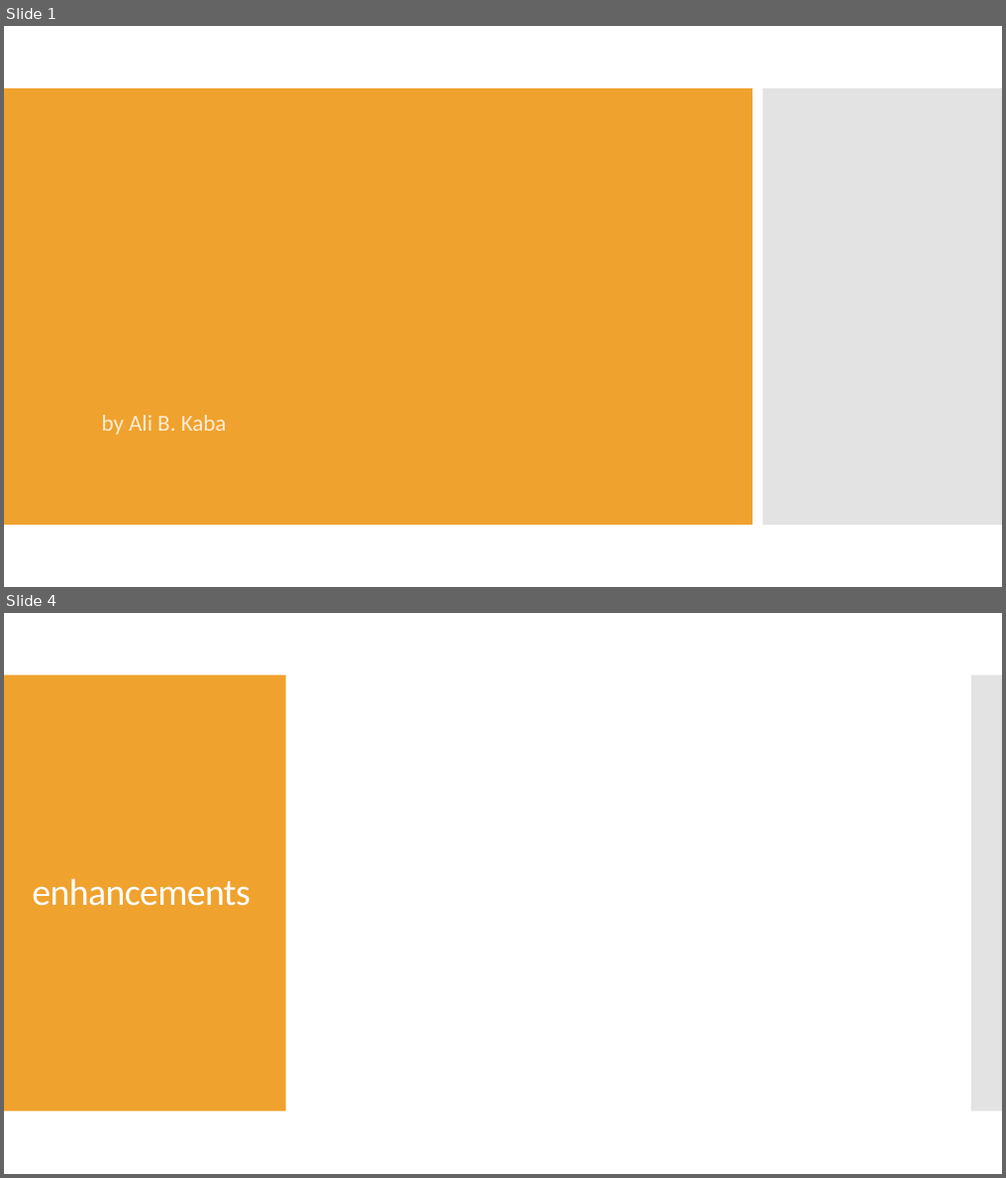
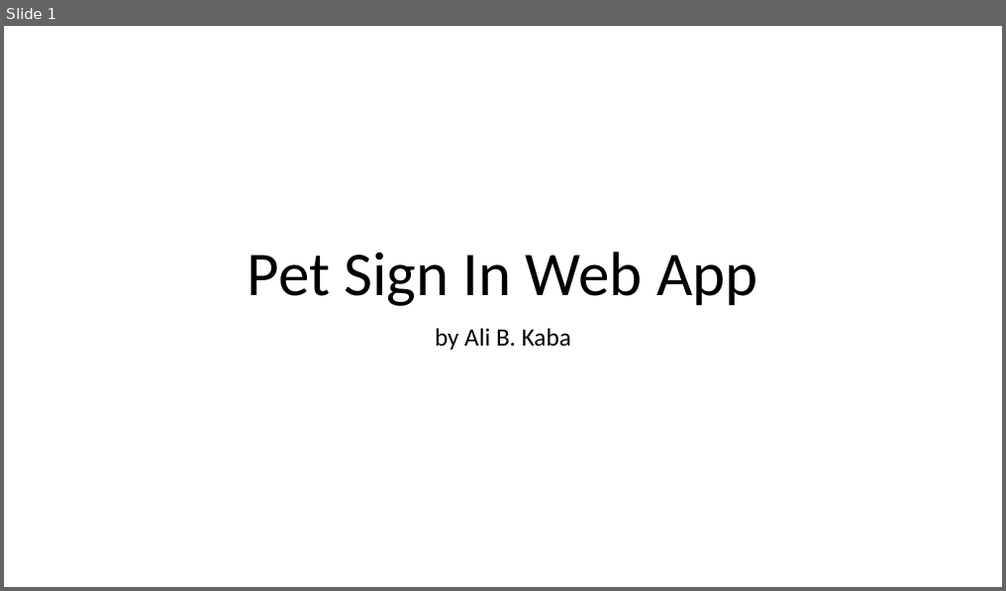
Before and after one commit to alibkaba/Pet_Sign_In_Web_App, a slide deck: doc/Ali_Kaba.pptx. Shown one above the other, each under a label of ours: slides 1 and 4 before the commit, slide 1 after it; the slides between them are not shown. The pictures are 1006x1178 and 1006x591 pixels, drawn with LibreOffice and Linux fonts; fonts in the diff are those of the drawing. Boxes give left, top, right and bottom in pixels: in the first picture for what was removed or moved away, otherwise in the second. Text is boxed around its words. In the diff, an @@ line names an element or a change of style, - is before the commit and + after.

```diff
--- a/doc/Ali_Kaba.pptx
+++ b/doc/Ali_Kaba.pptx
@@ slide 4 removed at bbox=[4, 613, 1002, 1174], background #FFFFFF @@
@@ rectangle removed at bbox=[4, 675, 286, 1112] @@
@@ rectangle removed at bbox=[971, 675, 1002, 1112] @@
@@ title removed at bbox=[32, 878, 250, 906] @@
-enhancements
@@ slide 1 changed as well @@
@@ rectangle removed at bbox=[4, 88, 752, 525] @@
@@ rectangle removed at bbox=[763, 88, 1002, 525] @@
@@ title added at bbox=[248, 252, 758, 306], 60 pt, text #000000 @@
+Pet Sign In Web App
@@ subtitle "by Ali B. Kaba": place and size @@
-subtitle "by Ali B. Kaba" at bbox=[102, 415, 227, 435]
+subtitle "by Ali B. Kaba" at bbox=[435, 328, 571, 350]
@@ subtitle "by Ali B. Kaba" at bbox=[435, 328, 571, 350]: size 22 to 24 pt, text colour #FCECD5 to #000000; alignment left to centre; less space between paragraphs @@
```
Also in this commit, not shown: 4 slides added, 2 other slides removed, 6 other files.
